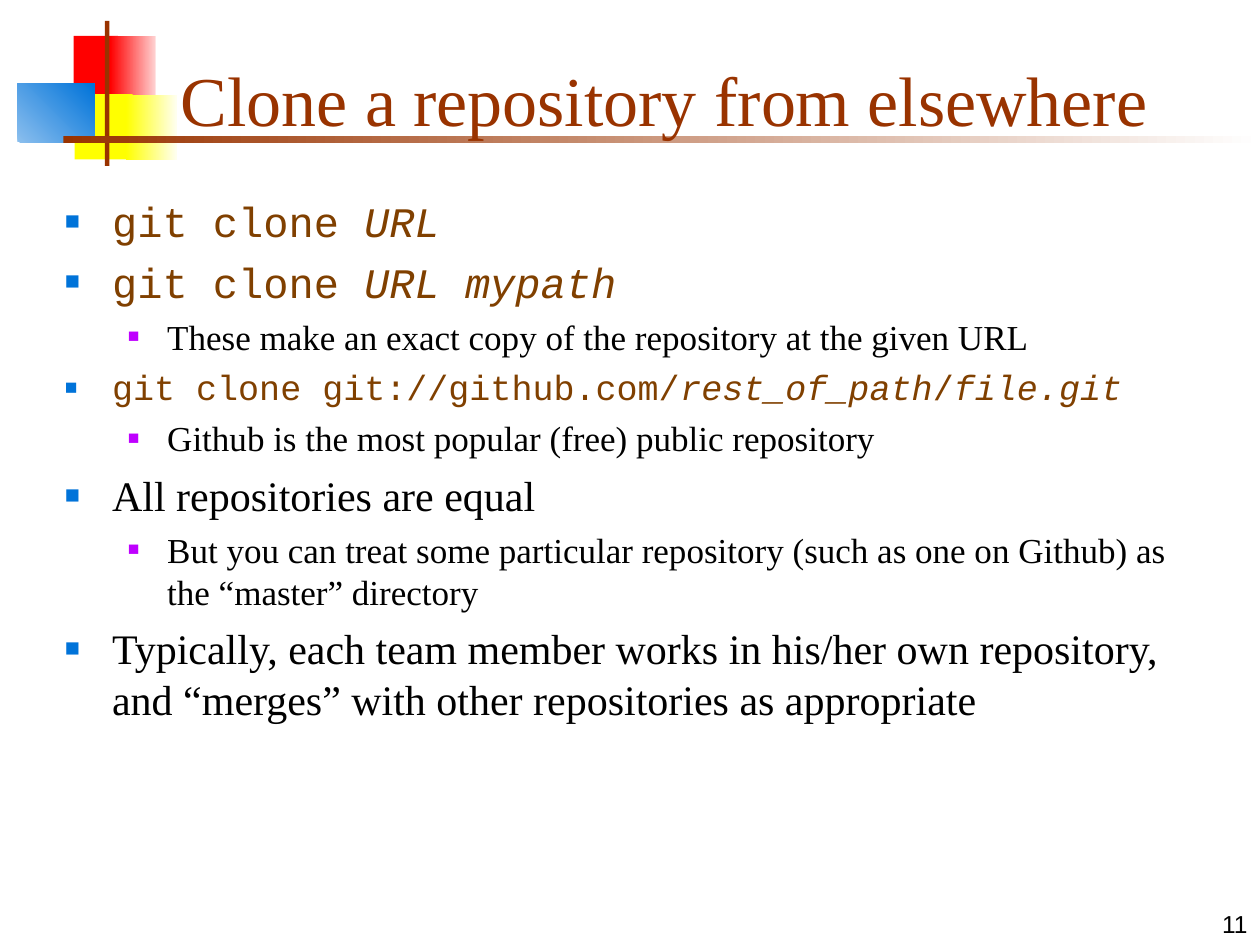
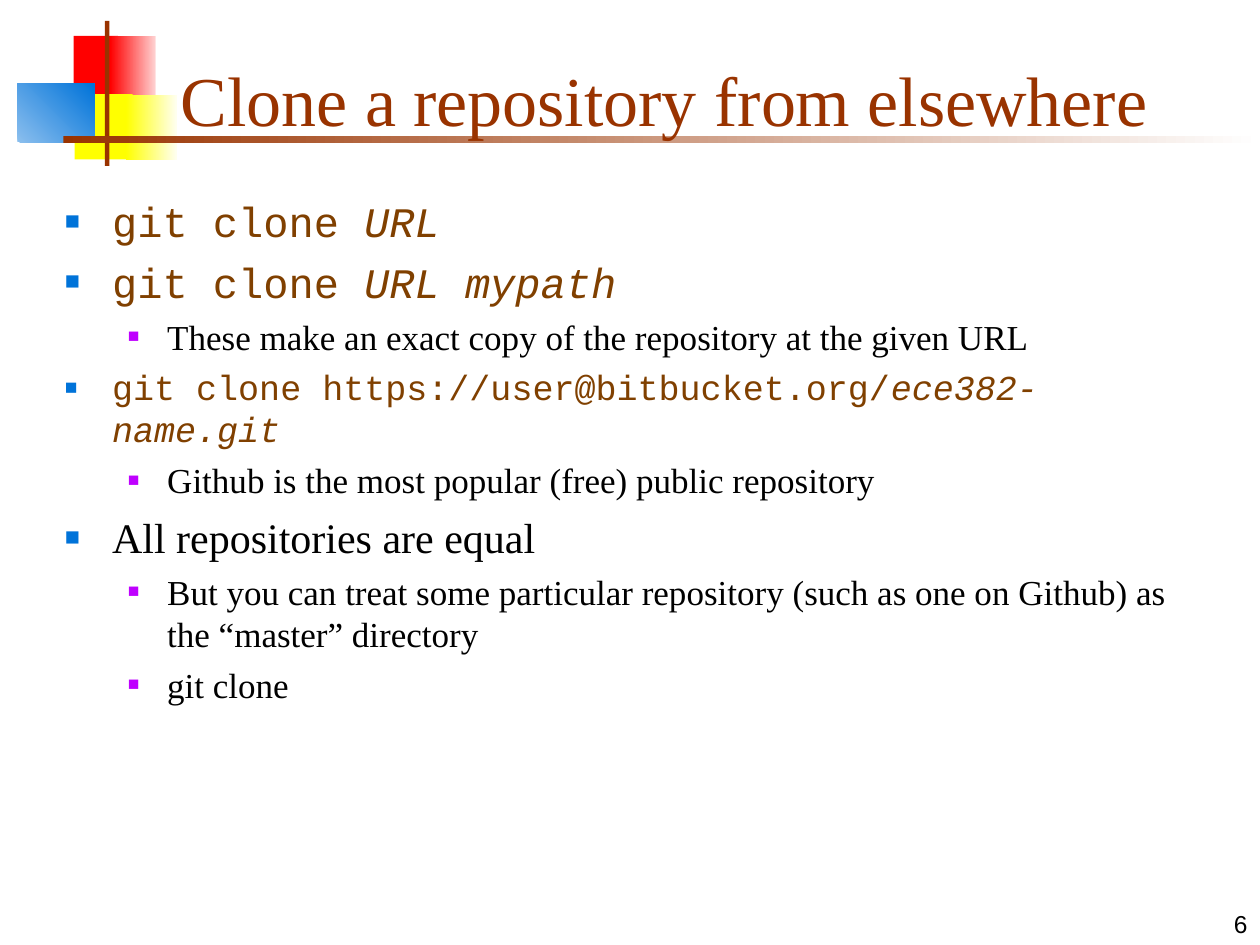
Before and after one commit to MarsUniversity/ECE382, a slide deck: slide 6 of source/lessons/lsn7/git.ppt (slide 11 before the commit). Drawn at 1260x945 pixels with LibreOffice and Linux fonts; fonts in the diff are those of the drawing. Boxes give left, top, right and bottom in pixels: in the first picture for what was removed or moved away, otherwise in the second. Text is boxed around its words. In the diff, an @@ line names an element or a change of style, - is before the commit and + after.

```diff
--- a/source/lessons/lsn7/git.ppt
+++ b/source/lessons/lsn7/git.ppt
@@ text at <box>112,376,1038,450</box>: text changed @@
-■ git clone git://github.com/rest_of_path/file.git
+■ git clone https://user@bitbucket.org/ece382-name.git
@@ text at <box>167,673,289,705</box>: text changed; size 24 to 20 pt @@
-■ Typically, each team member works in his/her own repository, and “merges” with other repositories as appropriate
+  ■ git clone
@@ page number at <box>1234,916,1248,934</box>: text changed @@
-11
+6
```
Also in this commit, not shown: 5 other slides changed, 11 slides removed, 3 other files.
